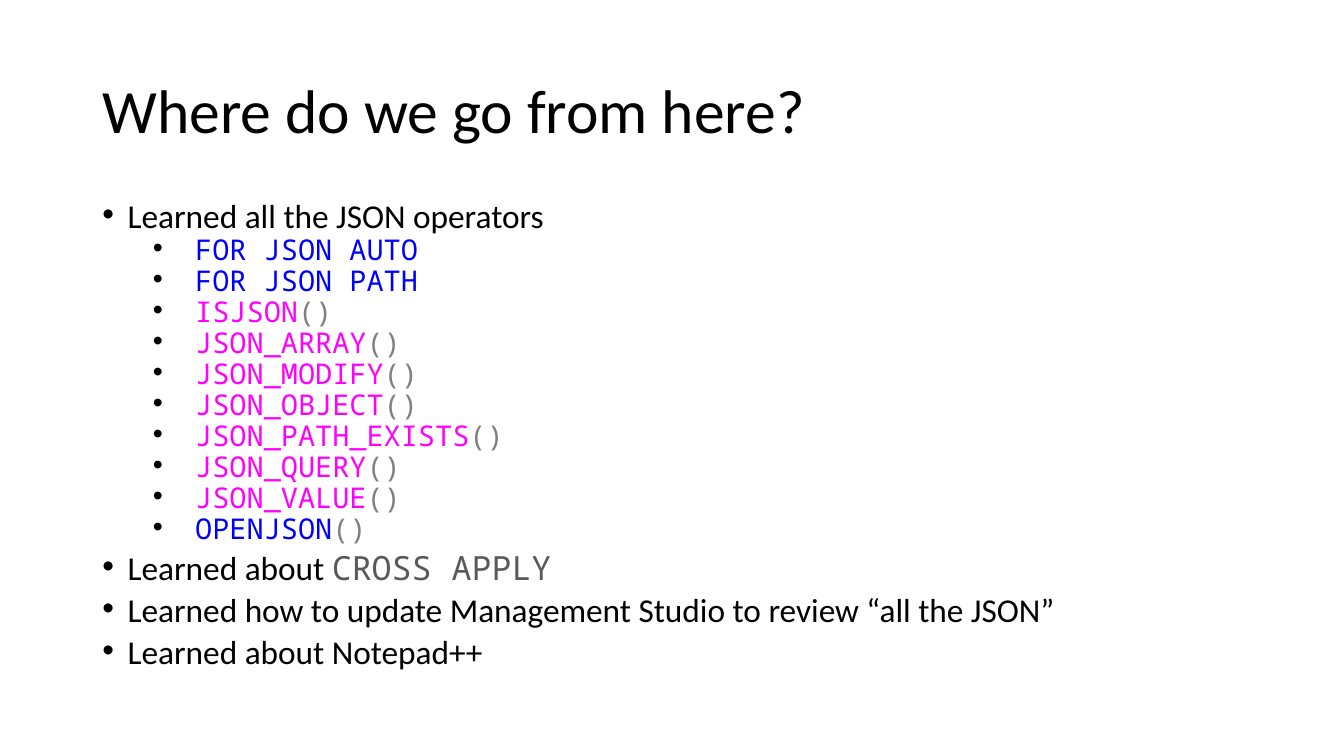
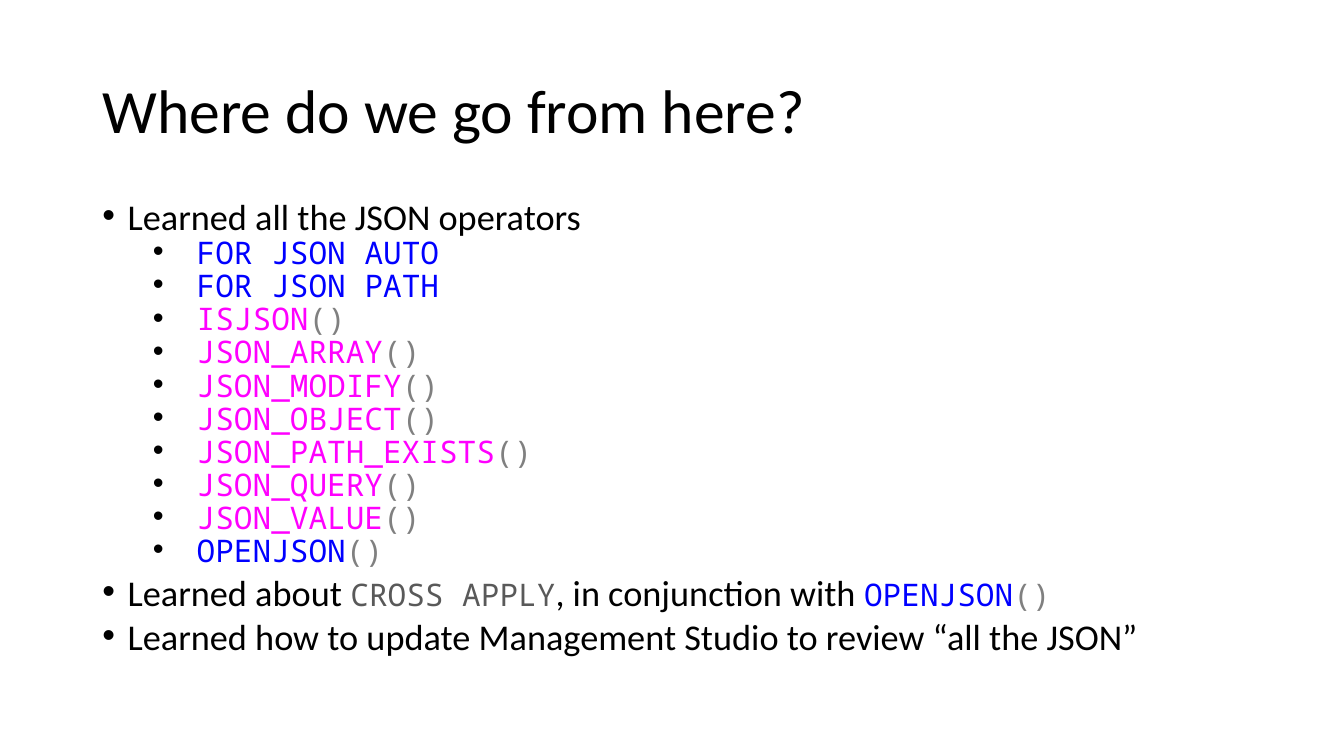
Before and after one commit to jbfoushee/MyPresentations, a slide deck: slide 70 of TSQL_JSON_Operators/TSQL_JSON_Operators.pptx (slide 69 before the commit). Drawn at 1344x756 pixels with LibreOffice and Linux fonts; fonts in the diff are those of the drawing. Boxes give left, top, right and bottom in pixels: in the first picture for what was removed or moved away, otherwise in the second. Text is boxed around its words. In the diff, an @@ line names an element or a change of style, - is before the commit and + after.

```diff
--- a/TSQL_JSON_Operators/TSQL_JSON_Operators.pptx
+++ b/TSQL_JSON_Operators/TSQL_JSON_Operators.pptx
@@ text at bbox=[128, 204, 1138, 657]: size 23.8 to 25.9 pt in "Learned all the JSON operators", "Learned how to update Management Studio to ..."; size 20.4 to 22.2 pt in "FOR JSON AUTO", "FOR JSON PATH", "ISJSON()", "JSON_ARRAY()" and 6 more places @@
@@ text at bbox=[128, 580, 1050, 613]: text changed; size 23.8 to 25.9 pt @@
-• Learned about CROSS APPLY
+• Learned about CROSS APPLY, in conjunction with OPENJSON()
@@ text at bbox=[128, 641, 483, 670]: paragraph removed @@
-• Learned about Notepad++
```
Also in this commit, not shown: 5 other slides changed, 1 slide added, 2 other files.
